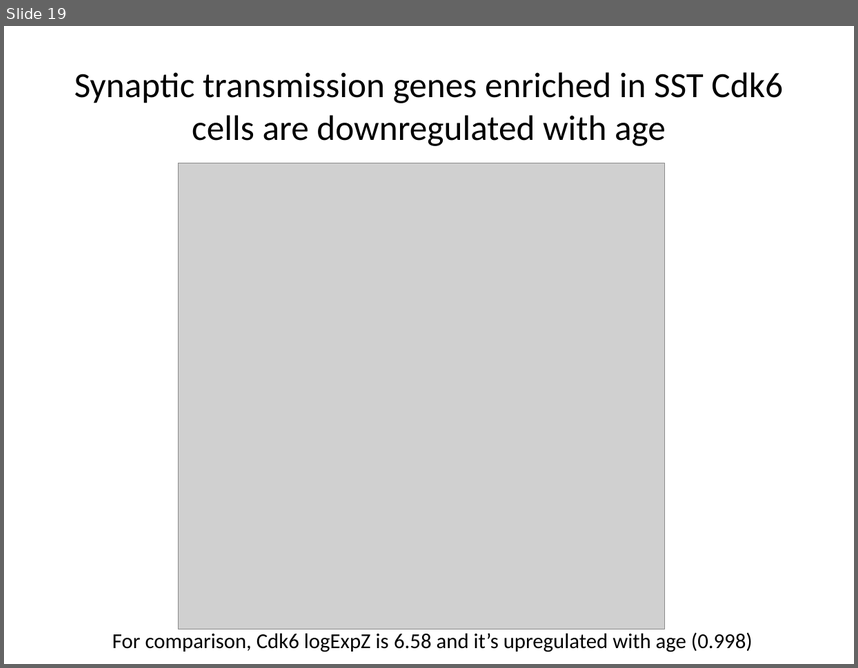
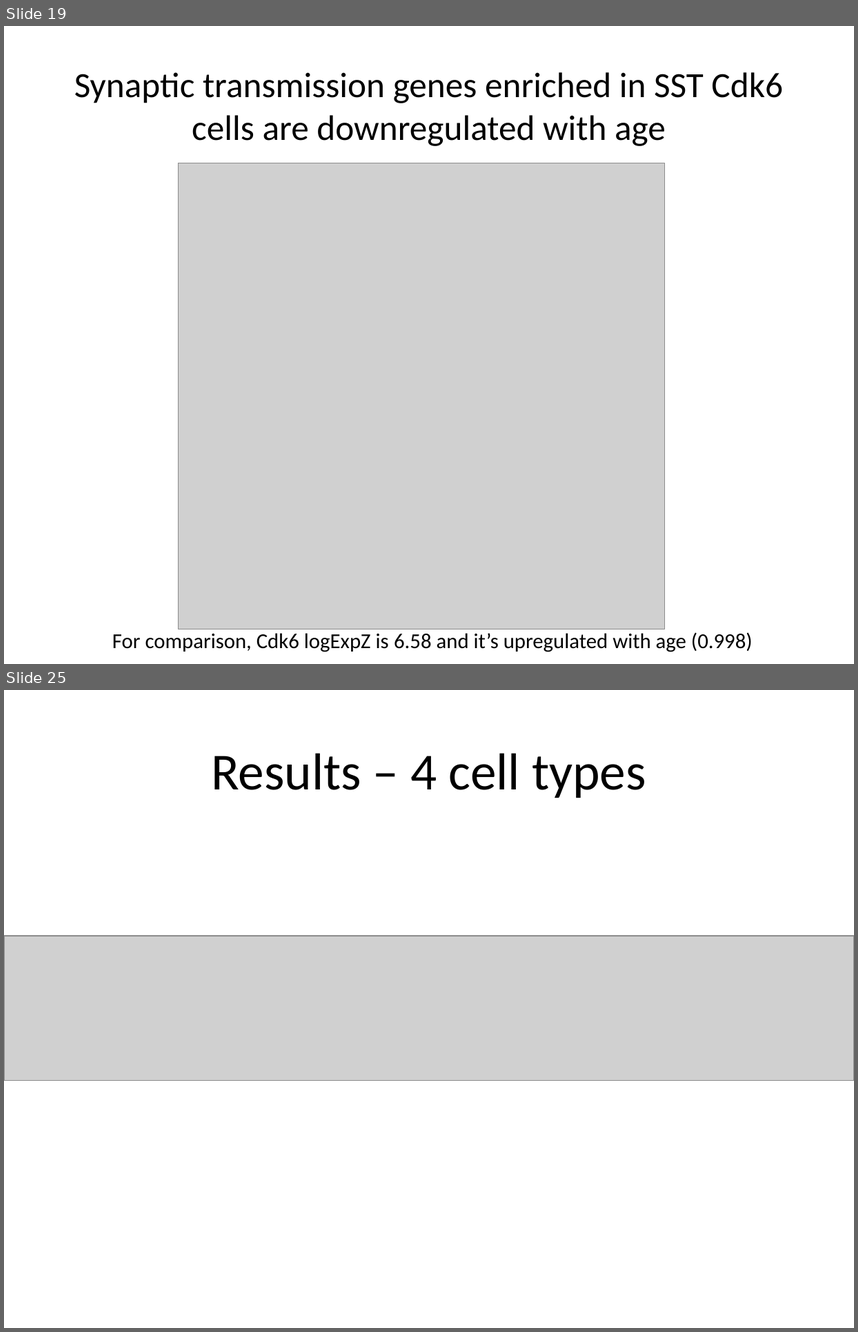
Before and after one commit to leonfrench/CellTypesAging, a slide deck: docs/CellTypes.pptx. Shown one above the other, each under a label of ours: slide 19 before the commit, slides 19 and 25 after it; the slides between them are not shown. The pictures are 858x668 and 858x1332 pixels, drawn with LibreOffice and Linux fonts; fonts in the diff are those of the drawing; grey boxes stand for pictures. Boxes give left, top, right and bottom in pixels: in the first picture for what was removed or moved away, otherwise in the second. Text is boxed around its words. In the diff, an @@ line names an element or a change of style, - is before the commit and + after.

Commit message:
Fixed a bug in GOxCell type code, added summary output Updated powerpoint slides

```diff
--- a/docs/CellTypes.pptx
+++ b/docs/CellTypes.pptx
@@ slide 25 added at (4,690,854,1328), background #FFFFFF @@
@@ title added at (211,753,646,798), 44 pt, text #000000 @@
+Results – 4 cell types
@@ picture added at (4,936,854,1080) @@
```
Also in this commit, not shown: 17 other slides added, 2 other files.
